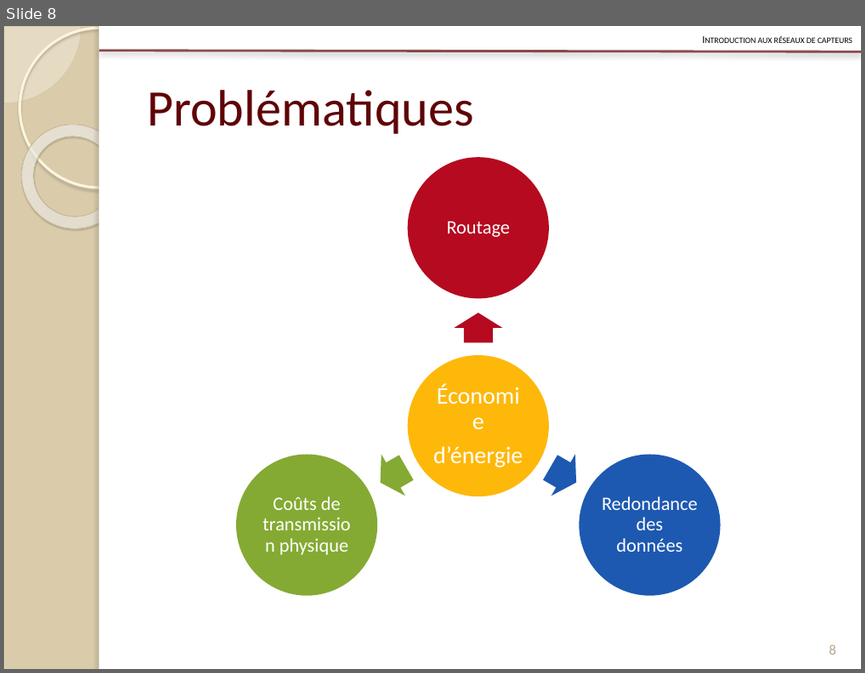
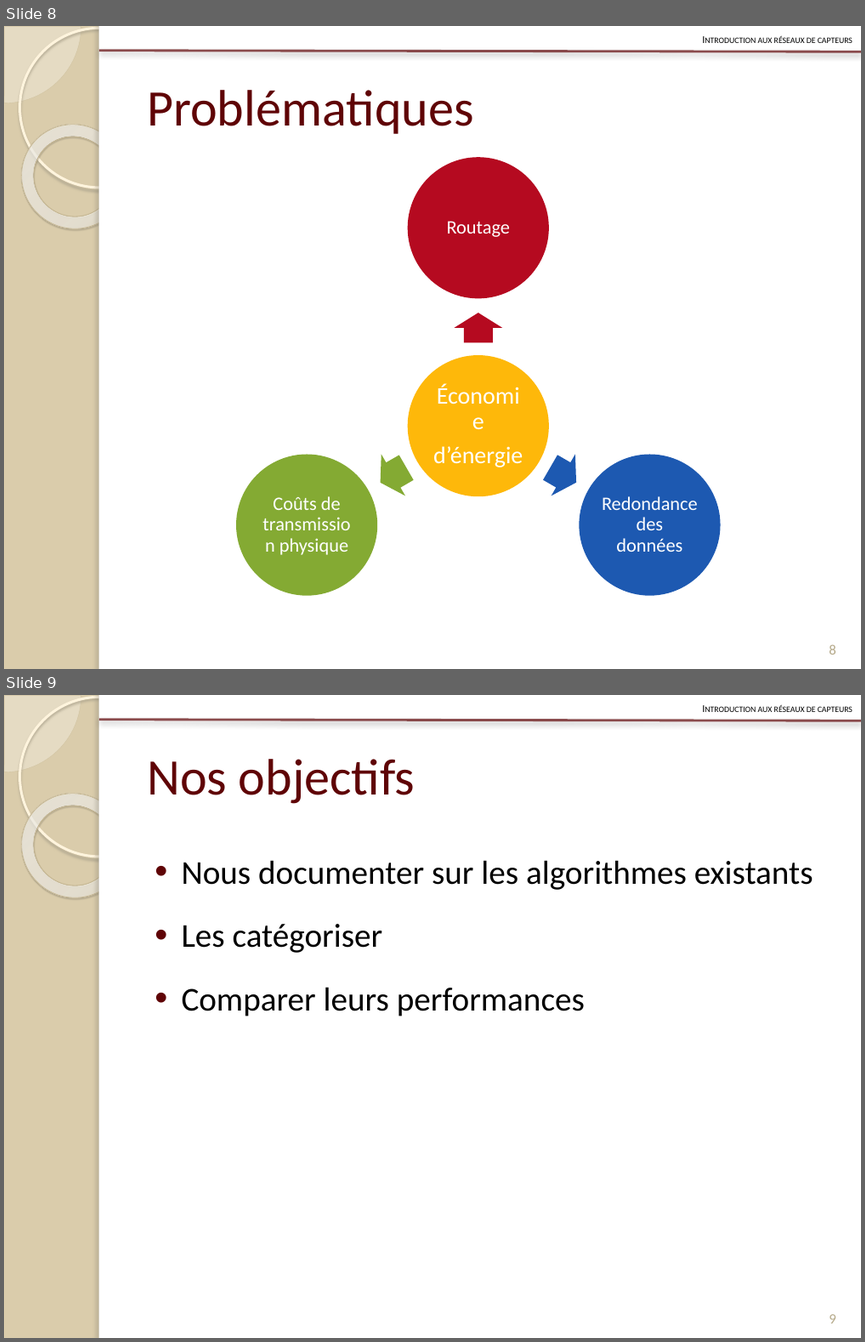
Before and after one commit to Patre/Energy-saving-in-sensors--networks, a slide deck: Redaction/Presentation/pres.pptx. Shown one above the other, each under a label of ours: slide 8 before the commit, slides 8 and 9 after it. The pictures are 865x673 and 865x1342 pixels, drawn with LibreOffice and Linux fonts; fonts in the diff are those of the drawing. Boxes give left, top, right and bottom in pixels: in the first picture for what was removed or moved away, otherwise in the second. Text is boxed around its words. In the diff, an @@ line names an element or a change of style, - is before the commit and + after.

```diff
--- a/Redaction/Presentation/pres.pptx
+++ b/Redaction/Presentation/pres.pptx
@@ slide 9 added at bbox=[4, 695, 861, 1338], background #DACCAB; not listed: 6 template elements that a slide beside it also shows @@
@@ text added at bbox=[758, 705, 852, 712], 8.8 pt, text #000000, small capitals @@
+Introduction aux réseaux de capteurs
@@ title added at bbox=[147, 759, 415, 804], 43 pt, text #5F0406 @@
+Nos objectifs
@@ text added at bbox=[182, 860, 813, 1016], 28 pt, text #000000 @@
+• Nous documenter sur les algorithmes existants
+• Les catégoriser
+• Comparer leurs performances
@@ page number added at bbox=[828, 1314, 835, 1323], 12 pt, text #B6A98A @@
+9
```
Also in this commit, not shown: 3 slides changed.
